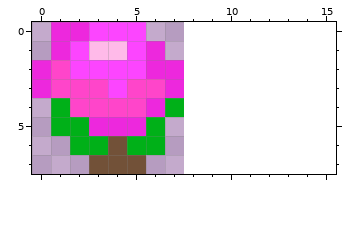
Edited in one commit: pixel-art sprite (src/assets/entity/flower.png). Above is the file before it was changed.
The file is 8x8 pixels. The old version is drawn lined up with the new one, on the new canvas.
After the commit:
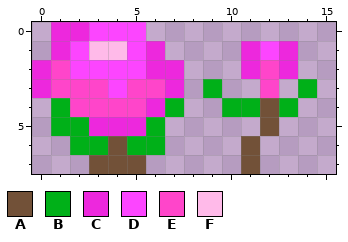
Palette (. is transparent): A #725138  B #00b018  C #ed28dd  D #fc45ff  E #ff45ca  F #ffbae9
The author wrote: feat(level): add small flowers
From old to new:
canvas 8x8 -> 16x8
y 1: x 11..13 ... -> CDC
y 2: x 11..13 ... -> CEC
y 3: x 9 . -> B; x 12 . -> E; x 14 . -> B
y 4: x 10..13 .... -> BBAB
y 5: x 12 . -> A
y 6..7: x 11 . -> A
Boxes around the changes in both pictures, in picture pixels (x1, y1, x2, y2):
added: (203, 41, 317, 174)
